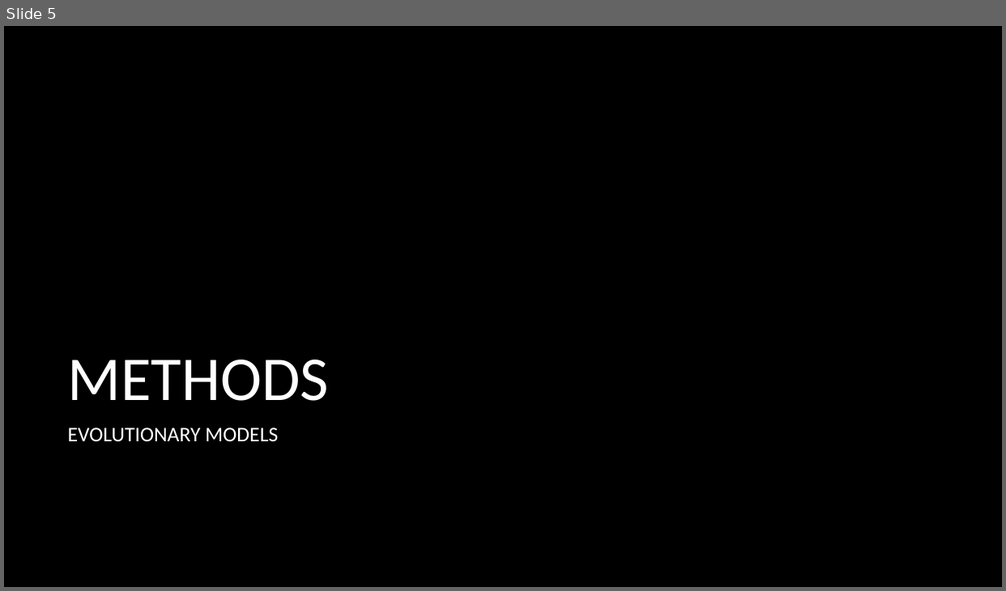
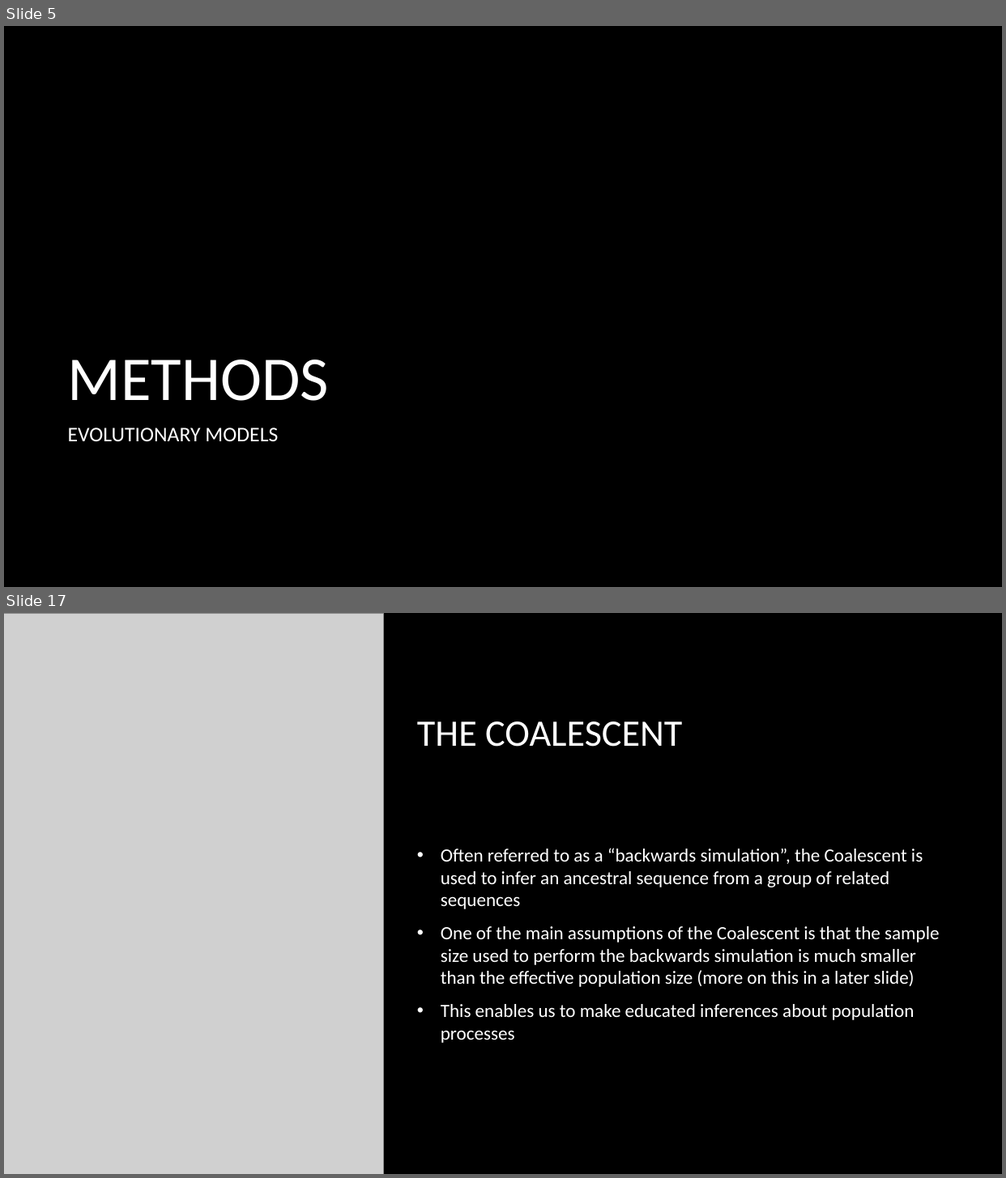
Before and after one commit to hakidehari/RepliClade, a slide deck: Repliclade_final/Repliclade.pptx. Shown one above the other, each under a label of ours: slide 5 before the commit, slides 5 and 17 after it; the slides between them are not shown. The pictures are 1006x591 and 1006x1178 pixels, drawn with LibreOffice and Linux fonts; fonts in the diff are those of the drawing; grey boxes stand for pictures; background and template pictures are left out. Boxes give left, top, right and bottom in pixels: in the first picture for what was removed or moved away, otherwise in the second. Text is boxed around its words. In the diff, an @@ line names an element or a change of style, - is before the commit and + after.

```diff
--- a/Repliclade_final/Repliclade.pptx
+++ b/Repliclade_final/Repliclade.pptx
@@ slide 17 added at (4, 613, 1002, 1174), background picture (left out) @@
@@ picture added at (4, 613, 384, 1174) @@
@@ title added at (417, 722, 682, 747), 36 pt, text #FFFFFF @@
+THE COALESCENT
@@ text added at (441, 848, 939, 1043), 18 pt, text #FFFFFF @@
+• Often referred to as a “backwards simulation”, the Coalescent is used to infer an ancestral sequence from a group of related sequences
+• One of the main assumptions of the Coalescent is that the sample size used to perform the backwards simulation is much smaller than the effective population size (more on this in a later slide)
+• This enables us to make educated inferences about population processes
```
Also in this commit, not shown: 5 slides changed, 14 other slides added, 2 other files.
